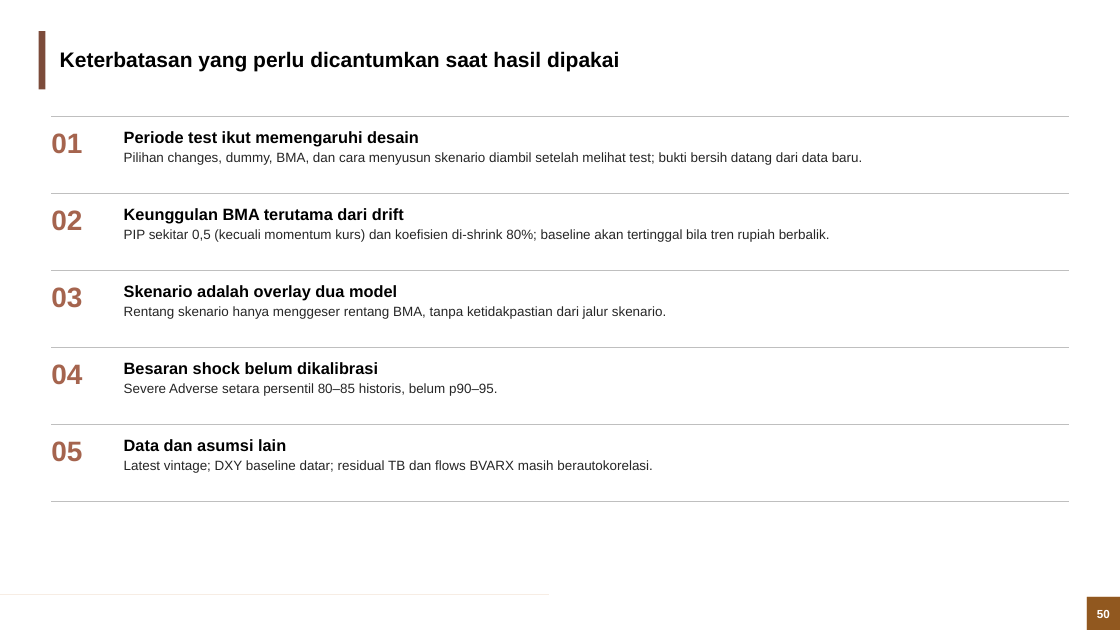
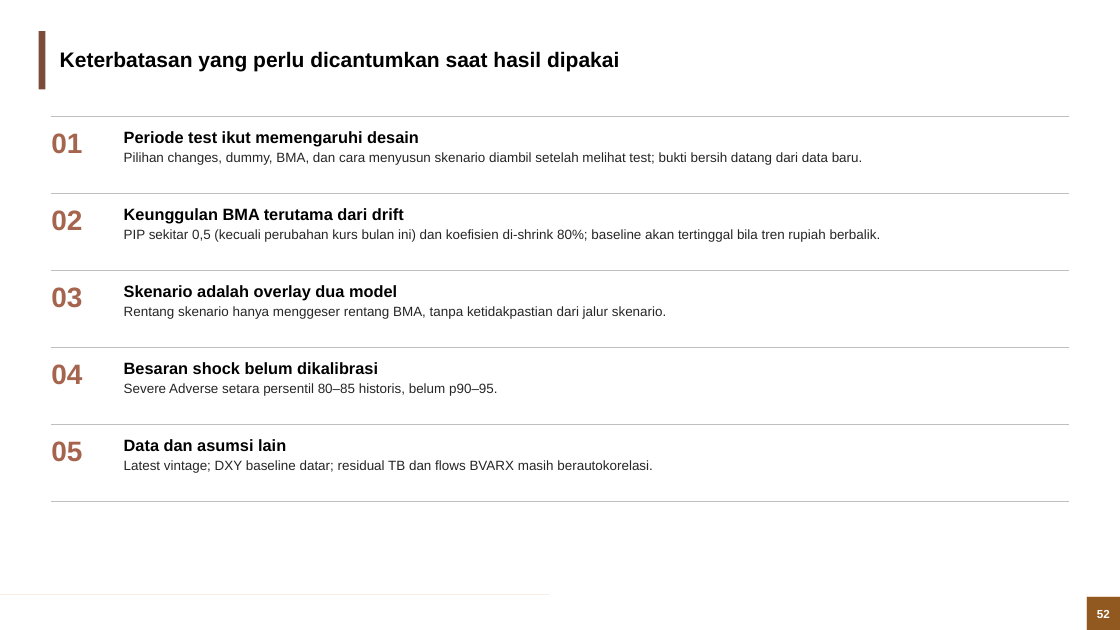
Before and after one commit to muhamadhaikal128/Simulasi-Rupiah, a slide deck: slide 52 of output/Simulasi_Rupiah_BMA_BVARX.pptx (slide 50 before the commit). Drawn at 1120x630 pixels with LibreOffice and Linux fonts; fonts in the diff are those of the drawing; background and template pictures are left out. Boxes give left, top, right and bottom in pixels: in the first picture for what was removed or moved away, otherwise in the second. Text is boxed around its words. In the diff, an @@ line names an element or a change of style, - is before the commit and + after.

Commit message:
Deck: variable-relationship slides for BMA and BVARX; ds wording

```diff
--- a/output/Simulasi_Rupiah_BMA_BVARX.pptx
+++ b/output/Simulasi_Rupiah_BMA_BVARX.pptx
@@ text at (124, 229, 881, 242): text changed @@
-PIP sekitar 0,5 (kecuali momentum kurs) dan koefisien di-shrink 80%; baseline akan tertinggal bila tren rupiah berbalik.
+PIP sekitar 0,5 (kecuali perubahan kurs bulan ini) dan koefisien di-shrink 80%; baseline akan tertinggal bila tren rupiah berbalik.
@@ page number at (1097, 610, 1110, 618): text changed @@
-50
+52
```
Also in this commit, not shown: 8 other slides changed, 2 slides added.
